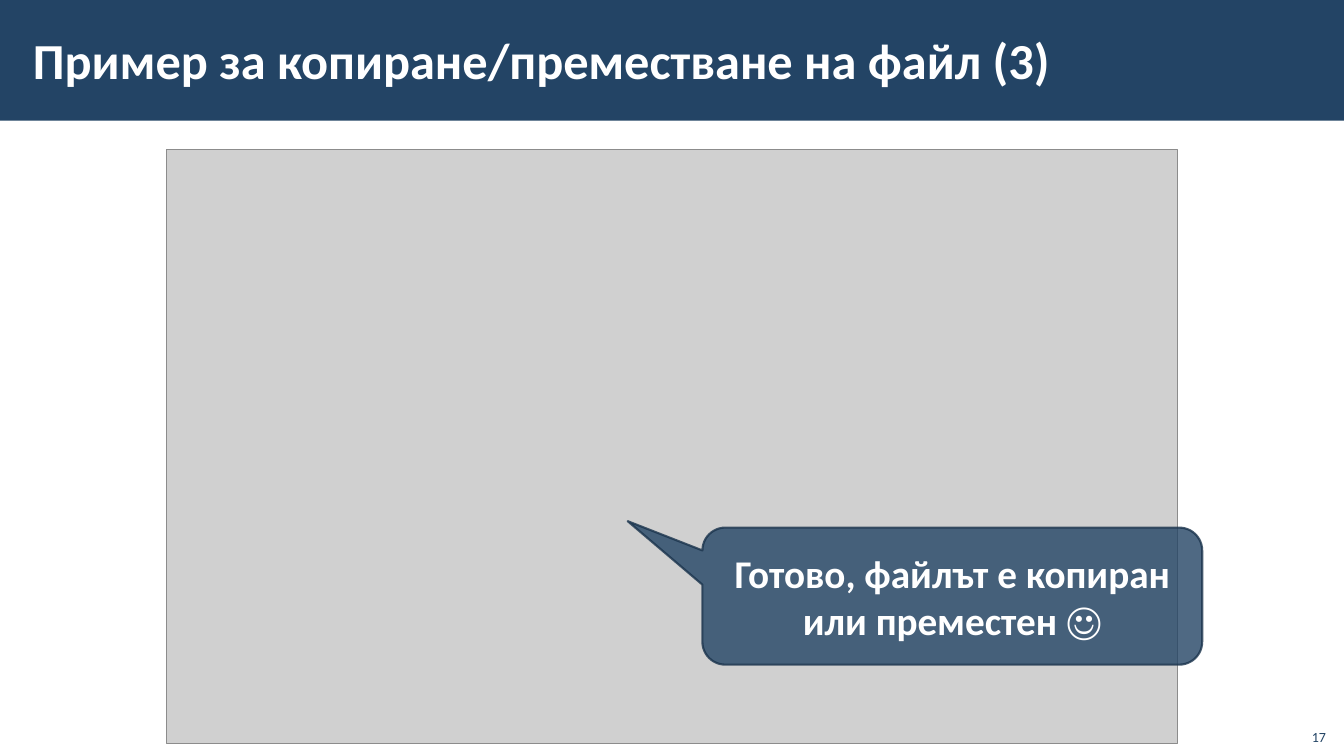
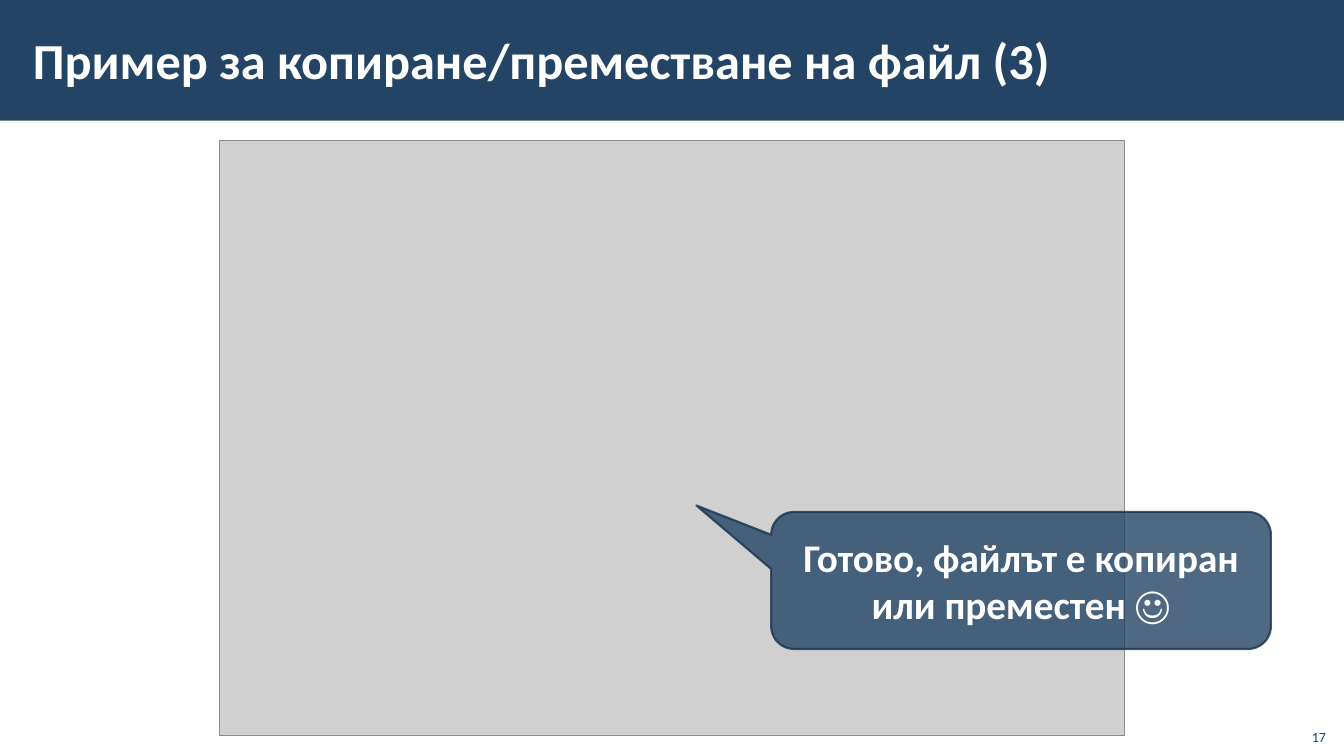
Before and after one commit to BG-IT-Edu/School-Programming, a slide deck: slide 17 of Courses/Computer-Modeling-and-IT/Computer-Modeling-and-IT-5-Class/04-File-System/04-File-System.pptx. Drawn at 1344x756 pixels with LibreOffice and Linux fonts; fonts in the diff are those of the drawing; grey boxes stand for pictures; background and template pictures are left out. Boxes give left, top, right and bottom in pixels: in the first picture for what was removed or moved away, otherwise in the second. Text is boxed around its words. In the diff, an @@ line names an element or a change of style, - is before the commit and + after.

```diff
--- a/Courses/Computer-Modeling-and-IT/Computer-Modeling-and-IT-5-Class/04-File-System/04-File-System.pptx
+++ b/Courses/Computer-Modeling-and-IT/Computer-Modeling-and-IT-5-Class/04-File-System/04-File-System.pptx
@@ picture: place and size @@
-picture at [167,149,1178,744]
+picture at [220,141,1125,736]
@@ rounded speech box "Готово, файлът е копиран или ...": place and size @@
-rounded speech box "Готово, файлът е копиран или ..." at [703,527,1203,664]
+rounded speech box "Готово, файлът е копиран или ..." at [771,512,1271,649]
```
Also in this commit, not shown: 17 other slides changed.
